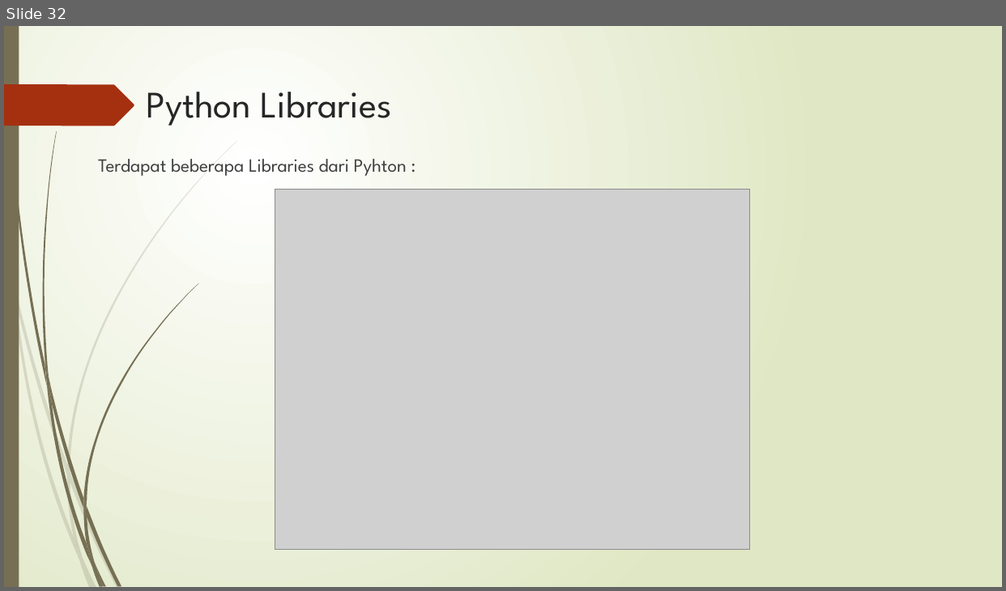
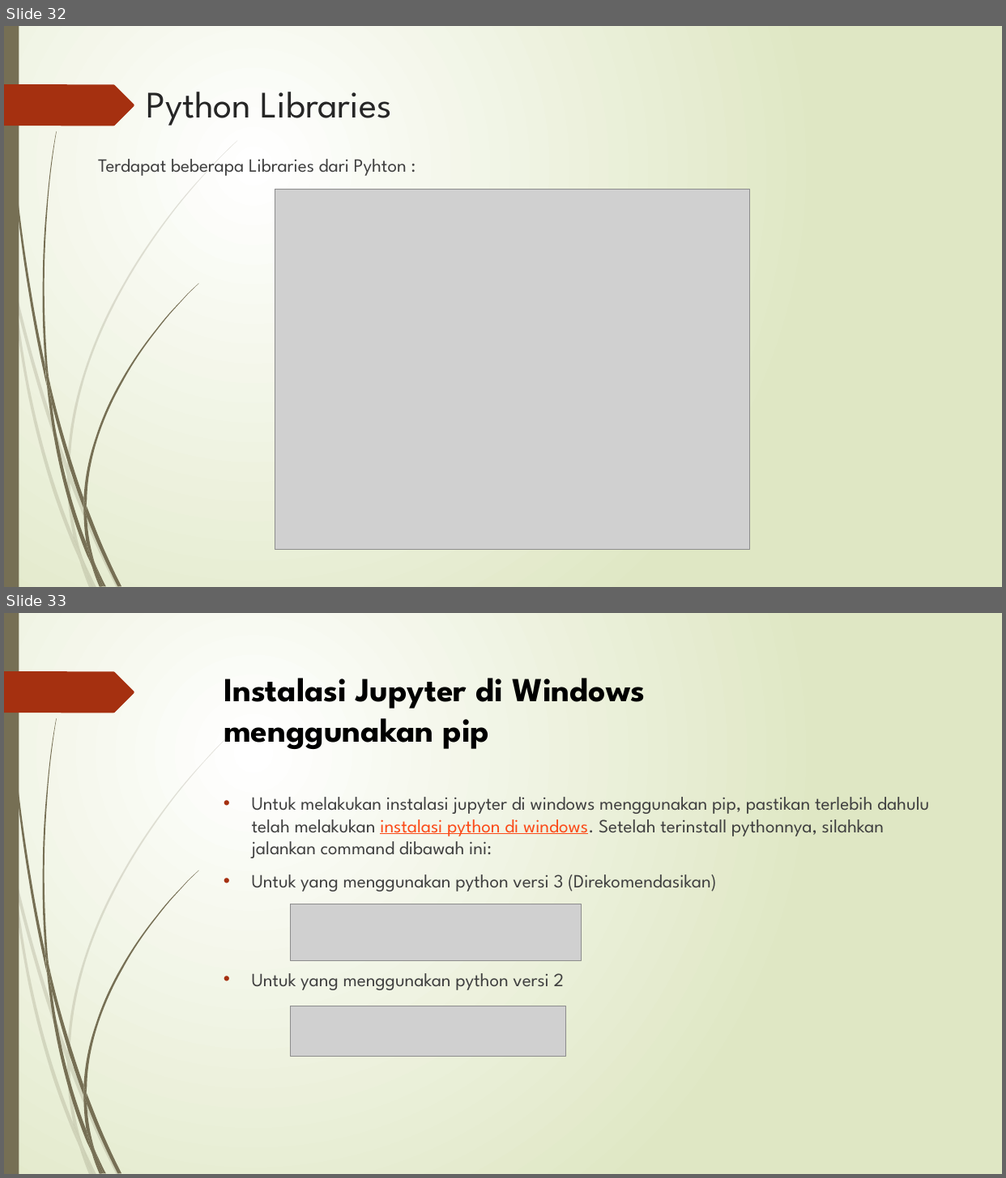
Before and after one commit to givaldonovel/Pengantar-Deep-Learning, a slide deck: Tugas 1/basic python.pptx. Shown one above the other, each under a label of ours: slide 32 before the commit, slides 32 and 33 after it. The pictures are 1006x591 and 1006x1178 pixels, drawn with LibreOffice and Linux fonts; fonts in the diff are those of the drawing; grey boxes stand for pictures. Boxes give left, top, right and bottom in pixels: in the first picture for what was removed or moved away, otherwise in the second. Text is boxed around its words. In the diff, an @@ line names an element or a change of style, - is before the commit and + after.

```diff
--- a/Tugas 1/basic python.pptx
+++ b/Tugas 1/basic python.pptx
@@ slide 33 added at <box>4,613,1002,1174</box>, background gradient #FFFFFF to #DFE8C4; not listed: 24 template elements that a slide beside it also shows @@
@@ title added at <box>224,678,645,749</box>, 32.4 pt, text #000000, bold @@
+Instalasi Jupyter di Windows
+menggunakan pip
@@ text added at <box>252,797,929,990</box>, 18 pt, text #404040 @@
+• Untuk melakukan instalasi jupyter di windows menggunakan pip, pastikan terlebih dahulu telah melakukan instalasi python di windows. Setelah terinstall pythonnya, silahkan jalankan command dibawah ini:
+• Untuk yang menggunakan python versi 3 (Direkomendasikan)
+• Untuk yang menggunakan python versi 2
@@ picture added at <box>291,905,582,961</box> @@
@@ picture added at <box>291,1007,566,1057</box> @@
```
Also in this commit, not shown: 4 other slides added.
